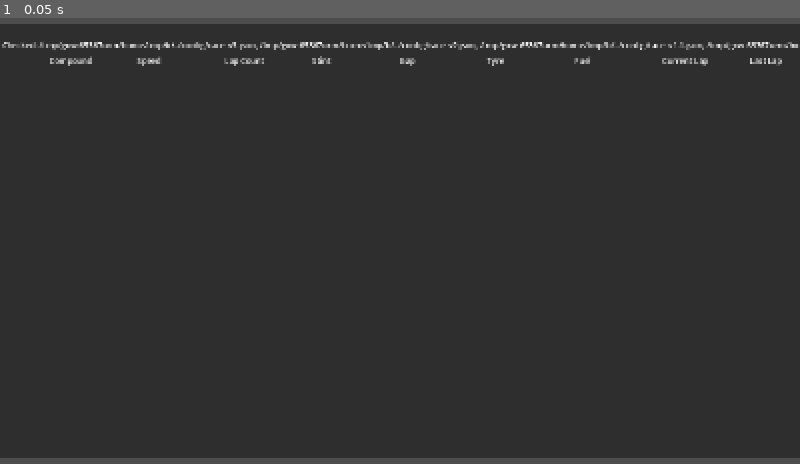
Above: before the commit, frame 1.
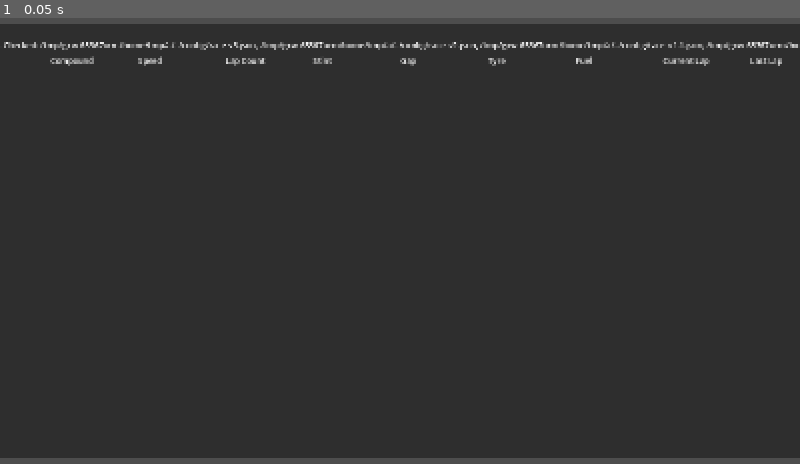
Above: after the commit, the same moment.

Repository: ayubashraf28/motorsport-strategist
Game: Godot game, scene res://scenes/main.tscn
Same seed, same stepped clock (60 frames per second), same inputs: the game is played once before the commit and once after it.
Inputs:
- Up to frame 1 (0.05 s): no input

The runs differ from the first frame. In frame 1, 0.9% of the frame differs, in the area x 0-98%, y 5-11%.

Commit message:
feat(telemetry): log lap snapshots to repo data folder

Diff:
--- /dev/null
+++ b/game/scripts/lap_snapshot_logger.gd
@@ -0,0 +1,175 @@
+extends RefCounted
+class_name LapSnapshotLogger
+
+const RaceTypes = preload("res://sim/src/race_types.gd")
+const StandingsCalculator = preload("res://sim/src/standings_calculator.gd")
+
+const _DEFAULT_OUTPUT_DIR: String = "user://telemetry"
+
+var _output_path: String = ""
+var _file: FileAccess = null
+var _last_logged_lap_by_car: Dictionary = {}
+var _last_error: String = ""
+
+
+func start_session(snapshot: RaceTypes.RaceSnapshot, output_dir: String = _DEFAULT_OUTPUT_DIR) -> void:
+	close()
+	_last_error = ""
+	_output_path = ""
+	_last_logged_lap_by_car.clear()
+
+	var clean_dir: String = output_dir.strip_edges()
+	if clean_dir.is_empty():
+		clean_dir = _DEFAULT_OUTPUT_DIR
+
+	var absolute_dir: String = _resolve_output_dir(clean_dir)
+	var make_dir_error: int = DirAccess.make_dir_recursive_absolute(absolute_dir)
+	if make_dir_error != OK:
+		_last_error = "Failed to create telemetry directory '%s' (code=%d)." % [absolute_dir, make_dir_error]
+		return
+
+	var stamp: String = Time.get_datetime_string_from_system().replace(":", "-").replace("T", "_")
+	_output_path = absolute_dir.path_join("lap_snapshots_%s.jsonl" % stamp)
+	_file = FileAccess.open(_output_path, FileAccess.WRITE)
+	if _file == null:
+		_last_error = "Failed to open telemetry file at '%s'." % _output_path
+		_output_path = ""
+		return
+
+	_write_json_line({
+		"event": "session_start",
+		"created_unix_s": Time.get_unix_time_from_system()
+	})
+
+	if snapshot == null:
+		return
+
+	var interval_map: Dictionary = StandingsCalculator.compute_interval_to_car_ahead(snapshot.cars)
+	for raw_car in snapshot.cars:
+		var car: RaceTypes.CarState = raw_car as RaceTypes.CarState
+		if car == null:
+			continue
+		_write_lap_snapshot(snapshot, car, interval_map)
+		_last_logged_lap_by_car[car.id] = car.lap_count
+
+
+func capture(snapshot: RaceTypes.RaceSnapshot) -> void:
+	if _file == null or snapshot == null:
+		return
+
+	var interval_map: Dictionary = StandingsCalculator.compute_interval_to_car_ahead(snapshot.cars)
+	for raw_car in snapshot.cars:
+		var car: RaceTypes.CarState = raw_car as RaceTypes.CarState
+		if car == null:
+			continue
+
+		var last_logged_lap: int = int(_last_logged_lap_by_car.get(car.id, -1))
+		if car.lap_count <= last_logged_lap:
+			continue
+
+		_write_lap_snapshot(snapshot, car, interval_map)
+		_last_logged_lap_by_car[car.id] = car.lap_count
+
+
+func close() -> void:
+	if _file != null:
+		_write_json_line({
+			"event": "session_end",
+			"closed_unix_s": Time.get_unix_time_from_system()
+		})
+		_file.close()
+	_file = null
+
+
+func get_output_path() -> String:
+	return _output_path
+
+
+func get_last_error() -> String:
+	return _last_error
+
+
+func _resolve_output_dir(path_value: String) -> String:
+	if path_value.begins_with("res://") or path_value.begins_with("user://"):
+		return ProjectSettings.globalize_path(path_value)
+	if path_value.is_absolute_path():
+		return path_value
+	return ProjectSettings.globalize_path(path_value)
+
+
+func _write_lap_snapshot(
+	snapshot: RaceTypes.RaceSnapshot,
+	car: RaceTypes.CarState,
+	interval_map: Dictionary
+) -> void:
+	var gap_to_ahead_seconds: Variant = null
+	if car.position > 1 and car.effective_speed_units_per_sec > 0.0:
+		var interval_distance: float = float(interval_map.get(car.id, 0.0))
+		gap_to_ahead_seconds = interval_distance / car.effective_speed_units_per_sec
+
+	_write_json_line({
+		"event": "lap_start_snapshot",
+		"race_time_s": snapshot.race_time,
+		"race_state": _race_state_name(snapshot.race_state),
+		"car_id": car.id,
+		"position": car.position,
+		"completed_laps": car.lap_count,
+		"lap_number": car.lap_count + 1,
+		"gap_to_ahead_s": _finite_or_null(gap_to_ahead_seconds),
+		"distance_along_track": car.distance_along_track,
+		"total_distance": car.total_distance,
+		"current_compound": car.current_compound,
+		"stint_number": car.stint_number,
+		"stint_lap_count": car.stint_lap_count,
+		"degradation_multiplier": _finite_or_null(car.degradation_multiplier),
+		"tyre_life_ratio": _finite_or_null(car.tyre_life_ratio),
+		"tyre_phase": _tyre_phase_name(car.tyre_phase),
+		"fuel_kg": _finite_or_null(car.fuel_kg),
+		"fuel_multiplier": _finite_or_null(car.fuel_multiplier),
+		"strategy_multiplier": _finite_or_null(car.strategy_multiplier),
+		"reference_speed_units_per_sec": _finite_or_null(car.reference_speed_units_per_sec),
+		"effective_speed_units_per_sec": _finite_or_null(car.effective_speed_units_per_sec),
+		"last_lap_time_s": _finite_or_null(car.last_lap_time),
+		"best_lap_time_s": _finite_or_null(car.best_lap_time),
+		"is_in_pit": car.is_in_pit
+	})
+
+
+func _write_json_line(payload: Dictionary) -> void:
+	if _file == null:
+		return
+	_file.store_line(JSON.stringify(payload))
+	_file.flush()
+
+
+func _finite_or_null(value: Variant) -> Variant:
+	if typeof(value) != TYPE_FLOAT and typeof(value) != TYPE_INT:
+		return null if value == null else value
+	var casted_value: float = float(value)
+	if is_nan(casted_value) or is_inf(casted_value):
+		return null
+	return casted_value
+
+
+func _race_state_name(state: int) -> String:
+	match state:
+		RaceTypes.RaceState.NOT_STARTED:
+			return "NOT_STARTED"
+		RaceTypes.RaceState.RUNNING:
+			return "RUNNING"
+		RaceTypes.RaceState.FINISHING:
+			return "FINISHING"
+		RaceTypes.RaceState.FINISHED:
+			return "FINISHED"
+	return "UNKNOWN"
+
+
+func _tyre_phase_name(phase: int) -> String:
+	match phase:
+		RaceTypes.TyrePhase.OPTIMAL:
+			return "OPTIMAL"
+		RaceTypes.TyrePhase.GRADUAL:
+			return "GRADUAL"
+		RaceTypes.TyrePhase.CLIFF:
+			return "CLIFF"
+	return "UNKNOWN"
--- a/game/scripts/race_controller.gd
+++ b/game/scripts/race_controller.gd
@@ -10,11 +10,14 @@
 const PaceDebugOverlay = preload("res://scripts/pace_debug_overlay.gd")
 const CurvatureDebugOverlay = preload("res://scripts/curvature_debug_overlay.gd")
 const SpeedDebugOverlay = preload("res://scripts/speed_debug_overlay.gd")
+const LapSnapshotLogger = preload("res://scripts/lap_snapshot_logger.gd")
 
 const FIXED_DT: float = 1.0 / 120.0
 const MAX_STEPS_PER_FRAME: int = 16
 const DOT_RADIUS: float = 7.0
 const TRACK_BAKE_INTERVAL: float = 8.0
+const ENABLE_LAP_SNAPSHOT_LOGGING: bool = true
+const LAP_SNAPSHOT_OUTPUT_DIR: String = "res://../data/telemetry"
 
 const DEBUG_MODE_OFF: int = 0
 const DEBUG_MODE_CURVATURE: int = 1
@@ -53,6 +56,7 @@
 var _active_config: RaceTypes.RaceConfig = null
 var _runtime_geometry: RaceTypes.TrackGeometryData = null
 var _debug_mode: int = DEBUG_MODE_OFF
+var _lap_snapshot_logger: LapSnapshotLogger = LapSnapshotLogger.new()
 
 
 func _ready() -> void:
@@ -79,6 +83,11 @@
 			_maybe_warn_spiral_of_death()
 
 	_apply_snapshot(_simulator.get_snapshot())
+
+
+func _exit_tree() -> void:
+	if _lap_snapshot_logger != null:
+		_lap_snapshot_logger.close()
 
 
 func _unhandled_input(event: InputEvent) -> void:
@@ -203,6 +212,7 @@
 		_simulator.get_available_compounds(),
 		_simulator.get_fuel_capacity_kg()
 	)
+	_start_lap_snapshot_logging()
 	return true
 
 
@@ -240,6 +250,8 @@
 
 	var pending_requests: Dictionary = _simulator.get_pending_pit_requests() if _simulator != null else {}
 	_hud.render(snapshot, _is_paused, _time_scale, pending_requests)
+	if ENABLE_LAP_SNAPSHOT_LOGGING and _lap_snapshot_logger != null:
+		_lap_snapshot_logger.capture(snapshot)
 
 
 func _connect_ui_signals() -> void:
@@ -282,6 +294,7 @@
 	_is_paused = false
 	_step_runner.reset()
 	_simulator.reset()
+	_start_lap_snapshot_logging()
 	_apply_snapshot(_simulator.get_snapshot())
 
 
@@ -398,6 +411,22 @@
 	_pace_debug_overlay.visible = _debug_mode == DEBUG_MODE_PACE
 	_curvature_debug_overlay.visible = _debug_mode == DEBUG_MODE_CURVATURE
 	_speed_debug_overlay.visible = _debug_mode == DEBUG_MODE_SPEED
+
+
+func _start_lap_snapshot_logging() -> void:
+	if not ENABLE_LAP_SNAPSHOT_LOGGING or _lap_snapshot_logger == null or _simulator == null:
+		return
+	_lap_snapshot_logger.start_session(_simulator.get_snapshot(), LAP_SNAPSHOT_OUTPUT_DIR)
+
+	var logger_error: String = _lap_snapshot_logger.get_last_error()
+	if not logger_error.is_empty():
+		push_warning(logger_error)
+		return
+
+	var logger_path: String = _lap_snapshot_logger.get_output_path()
+	if logger_path.is_empty():
+		return
+	print("Lap snapshots writing to %s" % logger_path)
 
 
 func _build_default_curve() -> Curve2D:
--- /dev/null
+++ b/game/sim/tests/lap_snapshot_logger_test.gd
@@ -0,0 +1,107 @@
+extends GdUnitTestSuite
+
+const RaceTypes = preload("res://sim/src/race_types.gd")
+const LapSnapshotLogger = preload("res://scripts/lap_snapshot_logger.gd")
+
+
+func test_start_session_writes_initial_lap_snapshot_for_each_car() -> void:
+	var logger := LapSnapshotLogger.new()
+	var snapshot: RaceTypes.RaceSnapshot = _build_snapshot([
+		_build_car("car_01", 1, 0),
+		_build_car("car_02", 2, 0)
+	], 0.0)
+
+	logger.start_session(snapshot, "user://telemetry_test")
+	assert(logger.get_last_error().is_empty())
+	var output_path: String = logger.get_output_path()
+	assert(not output_path.is_empty())
+	logger.close()
+
+	var entries: Array = _read_jsonl(output_path)
+	var lap_entries: Array = _filter_entries(entries, "lap_start_snapshot")
+	assert(lap_entries.size() == 2)
+	assert(int(lap_entries[0]["lap_number"]) == 1)
+	assert(int(lap_entries[1]["lap_number"]) == 1)
+
+
+func test_capture_logs_only_when_lap_count_increases() -> void:
+	var logger := LapSnapshotLogger.new()
+	var snapshot: RaceTypes.RaceSnapshot = _build_snapshot([
+		_build_car("car_01", 1, 0)
+	], 0.0)
+
+	logger.start_session(snapshot, "user://telemetry_test")
+	assert(logger.get_last_error().is_empty())
+	logger.capture(snapshot)
+
+	var car: RaceTypes.CarState = snapshot.cars[0]
+	car.lap_count = 1
+	car.last_lap_time = 2.0
+	snapshot.race_time = 2.0
+	logger.capture(snapshot)
+	var output_path: String = logger.get_output_path()
+	logger.close()
+
+	var entries: Array = _read_jsonl(output_path)
+	var lap_entries: Array = _filter_entries(entries, "lap_start_snapshot")
+	assert(lap_entries.size() == 2)
+	assert(int(lap_entries[0]["lap_number"]) == 1)
+	assert(int(lap_entries[1]["lap_number"]) == 2)
+
+
+func _build_snapshot(cars: Array, race_time: float) -> RaceTypes.RaceSnapshot:
+	var snapshot := RaceTypes.RaceSnapshot.new()
+	snapshot.race_state = RaceTypes.RaceState.RUNNING
+	snapshot.race_time = race_time
+	for raw_car in cars:
+		var car: RaceTypes.CarState = raw_car as RaceTypes.CarState
+		if car != null:
+			snapshot.cars.append(car)
+	return snapshot
+
+
+func _build_car(car_id: String, position: int, lap_count: int) -> RaceTypes.CarState:
+	var car := RaceTypes.CarState.new()
+	car.id = car_id
+	car.position = position
+	car.lap_count = lap_count
+	car.total_distance = float(lap_count) * 100.0
+	car.reference_speed_units_per_sec = 50.0
+	car.effective_speed_units_per_sec = 50.0
+	car.degradation_multiplier = 0.95
+	car.tyre_life_ratio = 0.85
+	car.tyre_phase = RaceTypes.TyrePhase.OPTIMAL
+	car.fuel_kg = 100.0
+	car.fuel_multiplier = 0.95
+	car.strategy_multiplier = 0.9025
+	car.current_compound = "soft"
+	car.best_lap_time = 2.0
+	car.last_lap_time = 2.0 if lap_count > 0 else -1.0
+	return car
+
+
+func _read_jsonl(path: String) -> Array:
+	var entries: Array = []
+	var file: FileAccess = FileAccess.open(path, FileAccess.READ)
+	if file == null:
+		return entries
+	while not file.eof_reached():
+		var line: String = file.get_line().strip_edges()
+		if line.is_empty():
+			continue
+		var parser: JSON = JSON.new()
+		if parser.parse(line) == OK and typeof(parser.data) == TYPE_DICTIONARY:
+			entries.append(parser.data)
+	file.close()
+	return entries
+
+
+func _filter_entries(entries: Array, event_type: String) -> Array:
+	var filtered: Array = []
+	for raw_entry in entries:
+		if typeof(raw_entry) != TYPE_DICTIONARY:
+			continue
+		var entry: Dictionary = raw_entry
+		if String(entry.get("event", "")) == event_type:
+			filtered.append(entry)
+	return filtered
Not shown, added: game/scripts/lap_snapshot_logger.gd.uid
Not shown, changed: .gitignore
